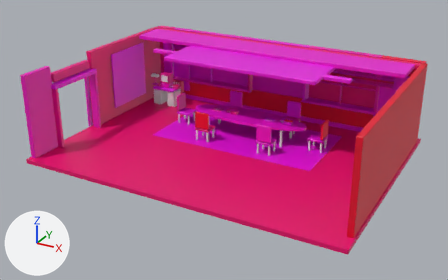
The glTF model assets/court_sets/court_chapter_14.glb: old version first, new version second.
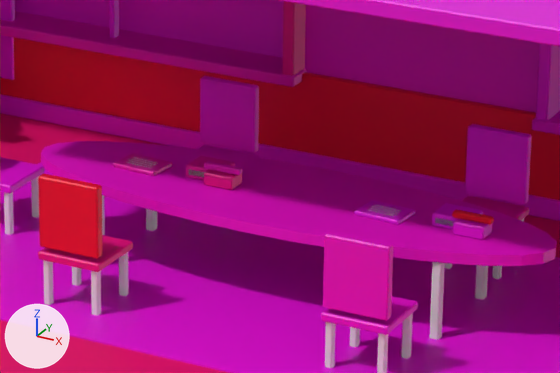
The first picture shows the older version from a camera (50 mm lens) standing at (9.62, -17.99, 9.28) and looking at (-0.02, -0.45, 0.51). The close-ups show the older and then the newer version on the part from 42% to 69% of the width and 26% to 55% of the height of that picture. Only the edits that show in the close-ups are written down. Arrows for +X, +Y and +Z are at lower left; the lights stay in place. Vertices at exactly the same position are counted once.

The scene before the commit, as lines of its bpy script (objects in view):
```python
ob_counciltable = bpy.data.objects.new('CouncilTable', me_counciltable)
ob_counciltable.location = (0.0, 0.0, 0.0)
ob_recordsheet_0 = bpy.data.objects.new('RecordSheet_0', me_recordsheet_0)
ob_recordsheet_0.location = (0.0, 0.0, 0.0)
ob_recordsheet_1 = bpy.data.objects.new('RecordSheet_1', me_recordsheet_1)
ob_recordsheet_1.location = (0.0, 0.0, 0.0)
ob_telephone_0 = bpy.data.objects.new('Telephone_0', me_telephone_0)
ob_telephone_0.location = (0.0, 0.0, 0.0)
ob_telephone_1 = bpy.data.objects.new('Telephone_1', me_telephone_1)
ob_telephone_1.location = (0.0, 0.0, 0.0)
# also in view: 'Chair_officials_1' at (1.25, 2.56, 0.56); 'Chair_officials_0' at (-1.25, 2.56, 0.56); 'MeetingCeilingRaft' at (0.0, 1.4, 2.85); 'SkirtingRear' at (0.0, 3.79, 0.09); 'WallBackPier_1' at (0.08, 4.0, 1.5)
```
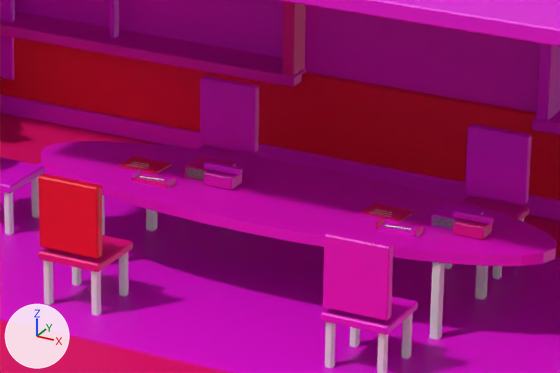
The change, as a diff of the scene's bpy script:
```diff
--- a/assets/court_sets/court_chapter_14.glb.py
+++ b/assets/court_sets/court_chapter_14.glb.py
@@ me_recordsheet_0 @@
 # used by ob_recordsheet_0; location = (0.0, 0.0, 0.0)
-me_recordsheet_0.from_pydata(...)  # 56 vertices, 92 faces; spans x -1.56..-1.14, y 1.29..1.61, z 0.76..0.799
+me_recordsheet_0.from_pydata(...)  # 48 vertices, 72 faces; spans x -1.53..-1.148, y 1.325..1.596, z 0.76..0.78
+# me_recordsheet_0 part 1: a new loose piece, a box spanning x -1.53..-1.17, y 1.325..1.575, z 0.76..0.766, in mat_paper
+# me_recordsheet_0 part 2: the loose piece of 24 vertices spanning x -1.56..-1.14, y 1.29..1.61, z 0.76..0.796 is rebuilt with 8 vertices and now spans x -1.52..-1.148, y 1.328..1.596, z 0.772..0.778
+# other edits to the shape of me_recordsheet_0 do not show in these pictures
 me_recordsheet_0.materials.append(mat_paper)
@@ me_recordsheet_1 @@
 # used by ob_recordsheet_1; location = (0.0, 0.0, 0.0)
-me_recordsheet_1.from_pydata(...)  # 56 vertices, 92 faces; spans x 0.64..1.06, y 1.29..1.61, z 0.76..0.799
+me_recordsheet_1.from_pydata(...)  # 48 vertices, 72 faces; spans x 0.67..1.052, y 1.325..1.596, z 0.76..0.78
+# me_recordsheet_1 part 3: a new loose piece, a box spanning x 0.67..1.03, y 1.325..1.575, z 0.76..0.766, in mat_paper
+# me_recordsheet_1 part 4: the loose piece of 24 vertices spanning x 0.64..1.06, y 1.29..1.61, z 0.76..0.796 is rebuilt with 8 vertices and now spans x 0.68..1.052, y 1.328..1.596, z 0.772..0.778
+# me_recordsheet_1 part 5: 8 vertices added at x 0.675..1.041, y 1.327..1.585, z 0.766..0.772
+# other edits to the shape of me_recordsheet_1 do not show in these pictures
 me_recordsheet_1.materials.append(mat_paper)
@@ me_telephone_0 @@
 me_telephone_0.from_pydata(...)  # 48 vertices, 88 faces; spans x -0.745..-0.415, y 1.315..1.505, z 0.76..0.927
 # used by ob_telephone_0; location = (0.0, 0.0, 0.0)
+# me_telephone_0 part 6: 88 faces centred in x -0.745..-0.415, y 1.315..1.505, z 0.76..0.927 are repainted in the vertex colours; the middle colour goes from pink #ff00b7 to pink #ff00e7
 me_telephone_0.materials.append(mat_socket)
@@ me_telephone_1 @@
 me_telephone_1.from_pydata(...)  # 48 vertices, 88 faces; spans x 1.455..1.785, y 1.315..1.505, z 0.76..0.927
 # used by ob_telephone_1; location = (0.0, 0.0, 0.0)
+# me_telephone_1 part 7: 44 faces centred in x 1.49..1.75, y 1.315..1.505, z 0.76..0.87 are repainted in the vertex colours; the middle colour goes from pink #ff00f3 to pink #ff00a2
+# me_telephone_1 part 8: 44 faces centred in x 1.455..1.785, y 1.377..1.442, z 0.873..0.927 are repainted in the vertex colours; the middle colour goes from red #ff0026 to pink #ff00f2
 me_telephone_1.materials.append(mat_socket)
@@ me_workdetail_1 @@
+me_workdetail_1.from_pydata(...)  # 38 vertices, 60 faces; spans x 0.925..1.275, y 1.118..1.232, z 0.76..0.818
+# faces by material slot: [36, 24]
+me_workdetail_1.materials.append(mat_socket)
+me_workdetail_1.materials.append(mat_iron)
@@ me_workdetail_0 @@
+me_workdetail_0.from_pydata(...)  # 38 vertices, 60 faces; spans x -1.275..-0.925, y 1.118..1.232, z 0.76..0.818
+# faces by material slot: [36, 24]
+me_workdetail_0.materials.append(mat_socket)
+me_workdetail_0.materials.append(mat_iron)
@@ ob_workdetail_1 @@
+ob_workdetail_1 = bpy.data.objects.new('WorkDetail_1', me_workdetail_1)
+ob_workdetail_1.location = (0.0, 0.0, 0.0)
@@ ob_workdetail_0 @@
+ob_workdetail_0 = bpy.data.objects.new('WorkDetail_0', me_workdetail_0)
+ob_workdetail_0.location = (0.0, 0.0, 0.0)
```

Pixel boxes [x1, y1, x2, y2] of what changed, in the close-ups (560 x 373 px):
'RecordSheet_1', reshaped (6% narrower, 15% shorter)
    before: [354, 200, 415, 225]
    after: [358, 203, 415, 224]
'RecordSheet_0', reshaped (17% shorter)
    before: [114, 153, 172, 176]
    after: [116, 156, 172, 175]
'WorkDetail_1', added (pink)
    after: [375, 218, 423, 238]
    faces in mat_socket: [375, 218, 423, 238]
'WorkDetail_0', added
    after: [131, 170, 175, 188]
    faces in mat_socket: [131, 170, 175, 188]
part 1 of me_recordsheet_0, added
    after: [116, 157, 159, 175]
part 2 of me_recordsheet_0, rebuilt (8% narrower, 21% shorter)
    before: [114, 153, 172, 176]
    after: [119, 156, 172, 174]
part 3 of me_recordsheet_1, added
    after: [358, 206, 399, 224]
part 4 of me_recordsheet_1, rebuilt (10% narrower, 23% shorter)
    before: [354, 200, 415, 225]
    after: [360, 203, 415, 222]
part 5 of me_recordsheet_1, added
    after: [359, 204, 400, 223]
part 6 of me_telephone_0, recoloured
    both: [204, 161, 242, 190]
part 7 of me_telephone_1, recoloured
    both: [453, 219, 492, 240]
part 8 of me_telephone_1, recoloured (lighter)
    both: [452, 209, 494, 225]
